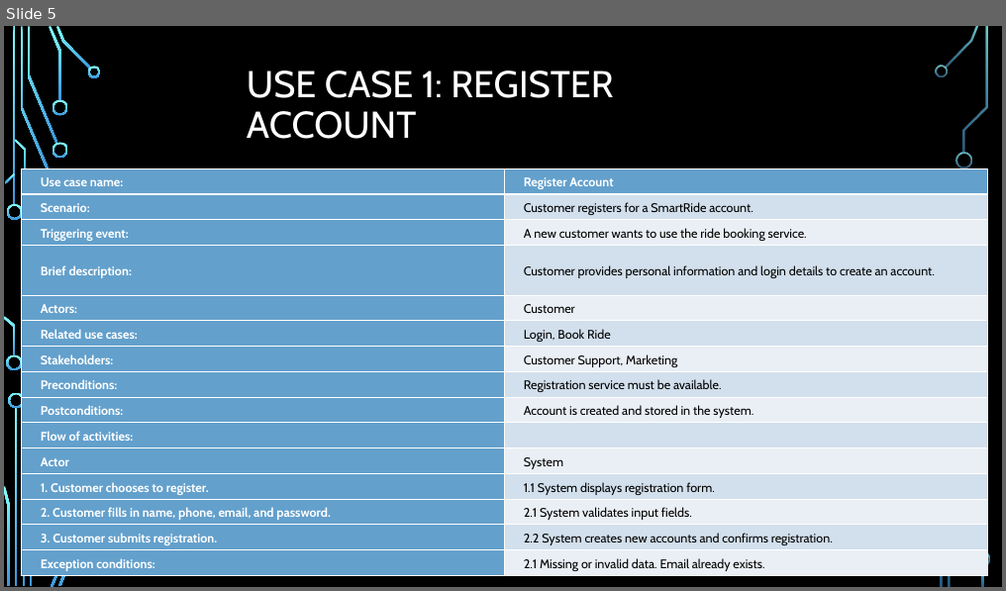
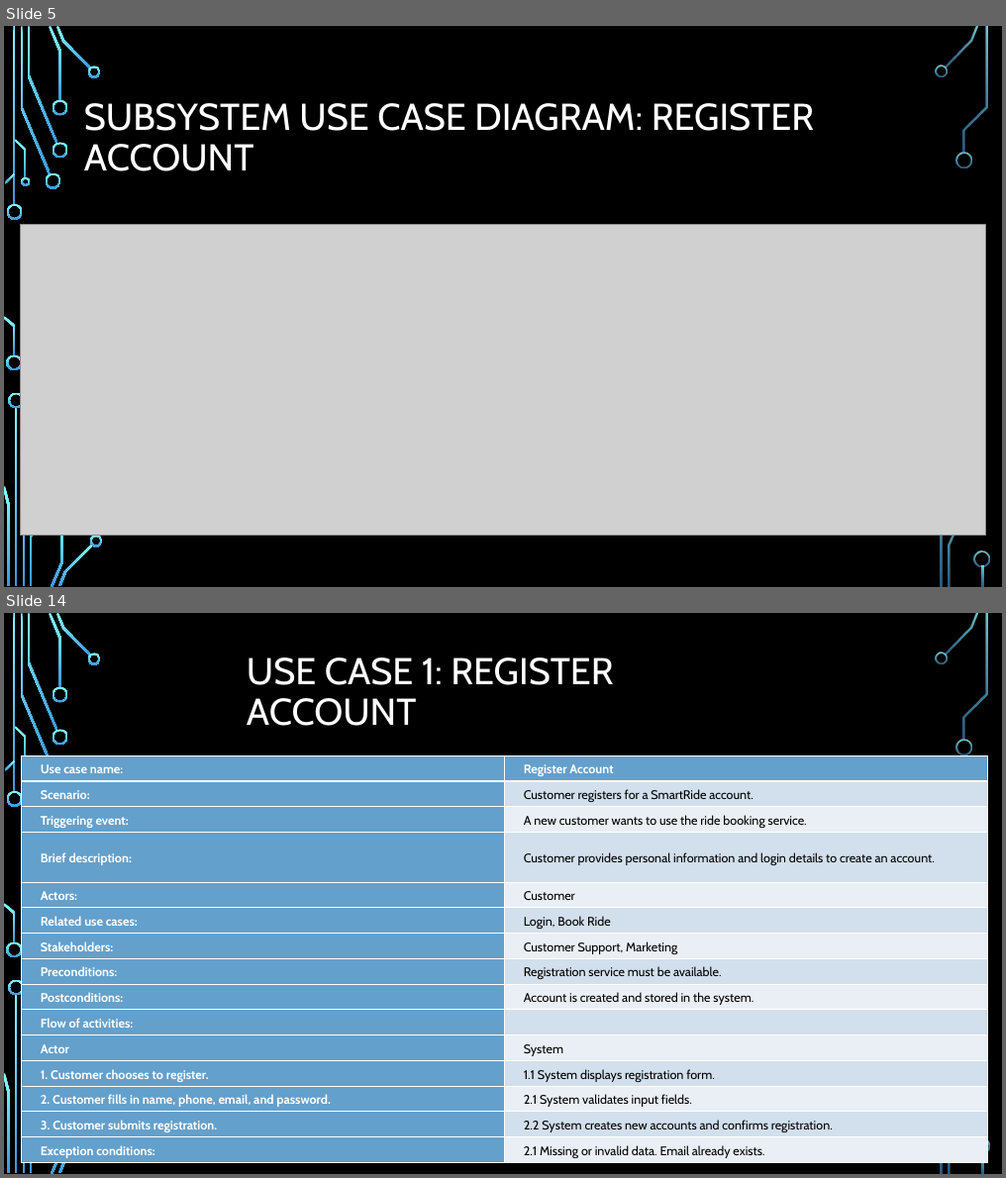
Before and after one commit to CheetoBuri/ProposalForSmartRide, a slide deck: TeamA2_Presentation_for_SmartRide.pptx. Shown one above the other, each under a label of ours: slide 5 before the commit, slides 5 and 14 after it; the slides between them are not shown. The pictures are 1006x591 and 1006x1178 pixels, drawn with LibreOffice and Linux fonts; fonts in the diff are those of the drawing; grey boxes stand for pictures; background and template pictures are left out. Boxes give left, top, right and bottom in pixels: in the first picture for what was removed or moved away, otherwise in the second. Text is boxed around its words. In the diff, an @@ line names an element or a change of style, - is before the commit and + after.

```diff
--- a/TeamA2_Presentation_for_SmartRide.pptx
+++ b/TeamA2_Presentation_for_SmartRide.pptx
@@ slide 5 added at (x1=4, y1=26, x2=1002, y2=587), background picture (left out); not listed: 31 template elements that a slide beside it also shows @@
@@ title added at (x1=84, y1=103, x2=814, y2=172), 36 pt, text #FFFFFF @@
+SUBSYSTEM USE CASE DIAGRAM: REGISTER ACCOUNT
@@ picture added at (x1=21, y1=224, x2=985, y2=536) @@
@@ what was slide 5 is now slide 14 @@
```
Also in this commit, not shown: 34 other slides added, 1 slide removed.
